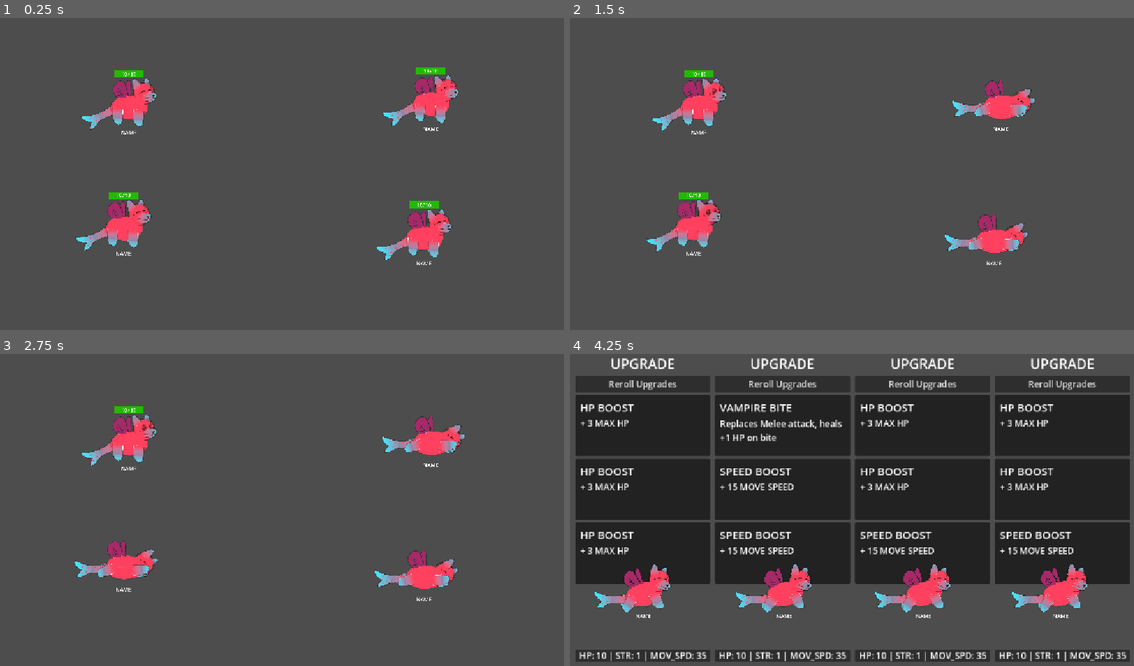
Above: before the commit, frames 1-4 (two rows, left to right).
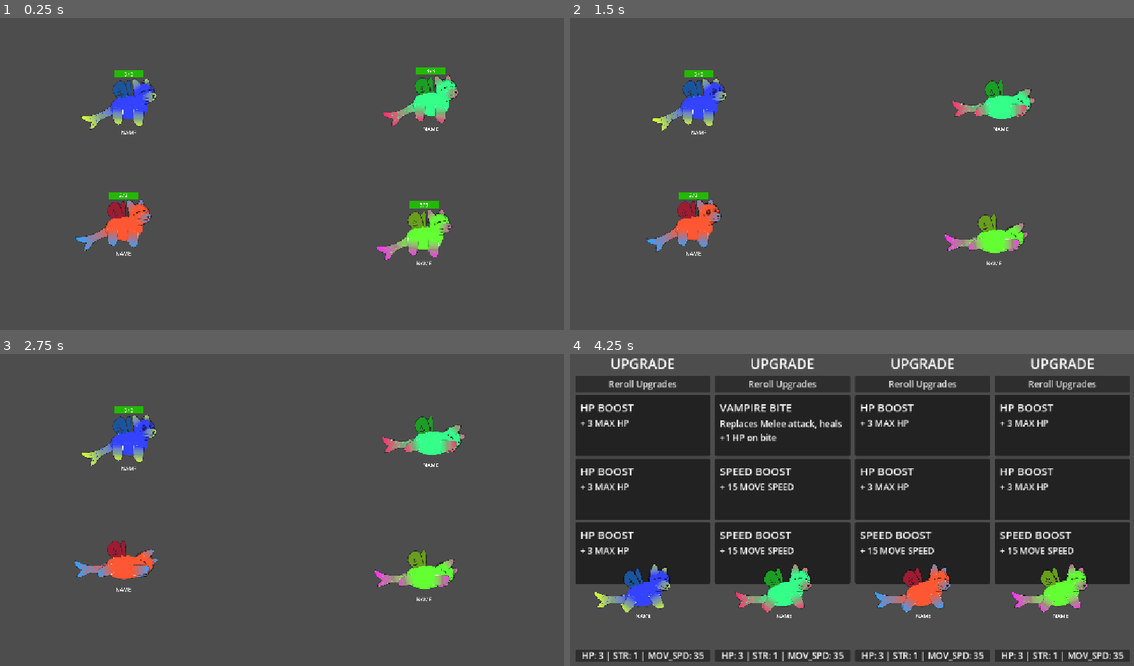
Above: after the commit, the same moments.

Repository: Galitie/tm2
Game: Godot game, scene res://test_scene.tscn
Two runs of this game, one before a commit and one after it. Both use one fixed random seed, a clock stepped at 60 frames per second and the inputs below.
Inputs:
- Up to frame 1 (0.25 s): no input
- Up to frame 2 (1.5 s): tap Enter (ui_accept) at 0.5, 0.77 s; hold Down (ui_down) from 1.28 s (still down)
- Up to frame 3 (2.75 s): tap Enter (ui_accept) at 1.52 s; release Down (ui_down) at 2.03 s
- Up to frame 4 (4.25 s): tap Enter (ui_accept) at 3.02, 3.77 s; hold Down (ui_down) from 3.53 s (still down)

The runs differ from the first frame. In frame 1, 3.7% of the frame differs, in the area x 13-82%, y 16-78%; in frame 2, 3.5%; in frame 3, 3.4%; in frame 4, 5.1%, in the area x 1-99%, y 67-99%.

Commit message:
Added exported hue shift for fun

Diff:
--- a/monster.gd
+++ b/monster.gd
@@ -1,7 +1,7 @@
 extends CharacterBody2D
 class_name Monster
 
-var max_hp : int = 10
+var max_hp : int = 3
 var current_hp : int = max_hp
 var base_damage : int = 1
 var intelligence : int = 1
@@ -11,6 +11,8 @@
 var mon_name : String
 var main_color
 var secondary_color
+
+@export_range(-1, 1) var hue_shift : float
 
 @onready var state_machine = $StateMachine
 @export var melee_attack : Area2D
@@ -40,6 +42,8 @@
 	max_hp_label.text = str(max_hp)
 	hp_bar.max_value = max_hp
 	hp_bar.value = max_hp
+	$MonsterContainer/Parts.material.set_shader_parameter("hue_shift", hue_shift)
+
 
 
 func _physics_process(_delta):
--- a/monster.tscn
+++ b/monster.tscn
@@ -1616,10 +1616,10 @@
 tracks/0/interp = 1
 tracks/0/loop_wrap = true
 tracks/0/keys = {
-"times": PackedFloat32Array(0),
-"transitions": PackedFloat32Array(1),
-"update": 0,
-"values": [Vector2(76, -44)]
+"times": PackedFloat32Array(0, 0.133333, 0.266667, 0.4, 0.533333, 0.666667, 0.8, 0.933333, 1.06667, 1.2, 1.33333, 1.46667, 1.6),
+"transitions": PackedFloat32Array(1, 1, 1, 1, 1, 1, 1, 1, 1, 1, 1, 1, 1),
+"update": 0,
+"values": [Vector2(76, -44), Vector2(80.43, -44), Vector2(76, -44), Vector2(80.43, -44), Vector2(76, -44), Vector2(80.43, -44), Vector2(76, -44), Vector2(80.43, -44), Vector2(76, -44), Vector2(80.43, -44), Vector2(76, -44), Vector2(80.43, -44), Vector2(76, -44)]
 }
 tracks/1/type = "value"
 tracks/1/imported = false
@@ -1724,10 +1724,10 @@
 tracks/9/interp = 1
 tracks/9/loop_wrap = true
 tracks/9/keys = {
-"times": PackedFloat32Array(0),
-"transitions": PackedFloat32Array(1),
-"update": 0,
-"values": [0.0]
+"times": PackedFloat32Array(0, 0.133333, 0.266667, 0.4, 0.533333, 0.666667, 0.8, 0.933333, 1.06667, 1.2, 1.33333, 1.46667, 1.6),
+"transitions": PackedFloat32Array(1, 1, 1, 1, 1, 1, 1, 1, 1, 1, 1, 1, 1),
+"update": 0,
+"values": [0.0, 0.0802851, 0.0, 0.0802851, 0.0, 0.0802851, 0.0, 0.0802851, 0.0, 0.0802851, 0.0, 0.0802851, 0.0]
 }
 tracks/10/type = "value"
 tracks/10/imported = false
@@ -1880,14 +1880,15 @@
 }
 
 [sub_resource type="ShaderMaterial" id="ShaderMaterial_3x5v3"]
+resource_local_to_scene = true
 shader = ExtResource("2_7mvib")
 shader_parameter/red_factor = 1.0
 shader_parameter/green_factor = 1.0
 shader_parameter/blue_factor = 1.0
 shader_parameter/saturation = 1.0
-shader_parameter/brightness = 0.0600001
-shader_parameter/contrast = 0.954
-shader_parameter/hue_shift = -0.055
+shader_parameter/brightness = 0.0
+shader_parameter/contrast = 1.0
+shader_parameter/hue_shift = 0.015
 shader_parameter/gamma = 1.0
 
 [sub_resource type="SpriteFrames" id="SpriteFrames_ehxlx"]
--- a/test_scene.tscn
+++ b/test_scene.tscn
@@ -40,6 +40,7 @@
 [node name="Monster" parent="Player1" instance=ExtResource("1_7a21h")]
 position = Vector2(262, 192)
 scale = Vector2(0.3, 0.3)
+hue_shift = -0.376
 
 [node name="UpgradePos" type="Node2D" parent="Player1"]
 position = Vector2(149, 493)
@@ -56,6 +57,7 @@
 [node name="Monster" parent="Player2" instance=ExtResource("1_7a21h")]
 position = Vector2(878, 185)
 scale = Vector2(0.3, 0.3)
+hue_shift = 0.374
 
 [node name="UpgradePos" type="Node2D" parent="Player2"]
 position = Vector2(436, 493)
@@ -88,6 +90,7 @@
 [node name="Monster" parent="Player4" instance=ExtResource("1_7a21h")]
 position = Vector2(864, 459)
 scale = Vector2(0.3, 0.3)
+hue_shift = -0.735
 
 [node name="UpgradePos" type="Node2D" parent="Player4"]
 position = Vector2(1000, 493)
